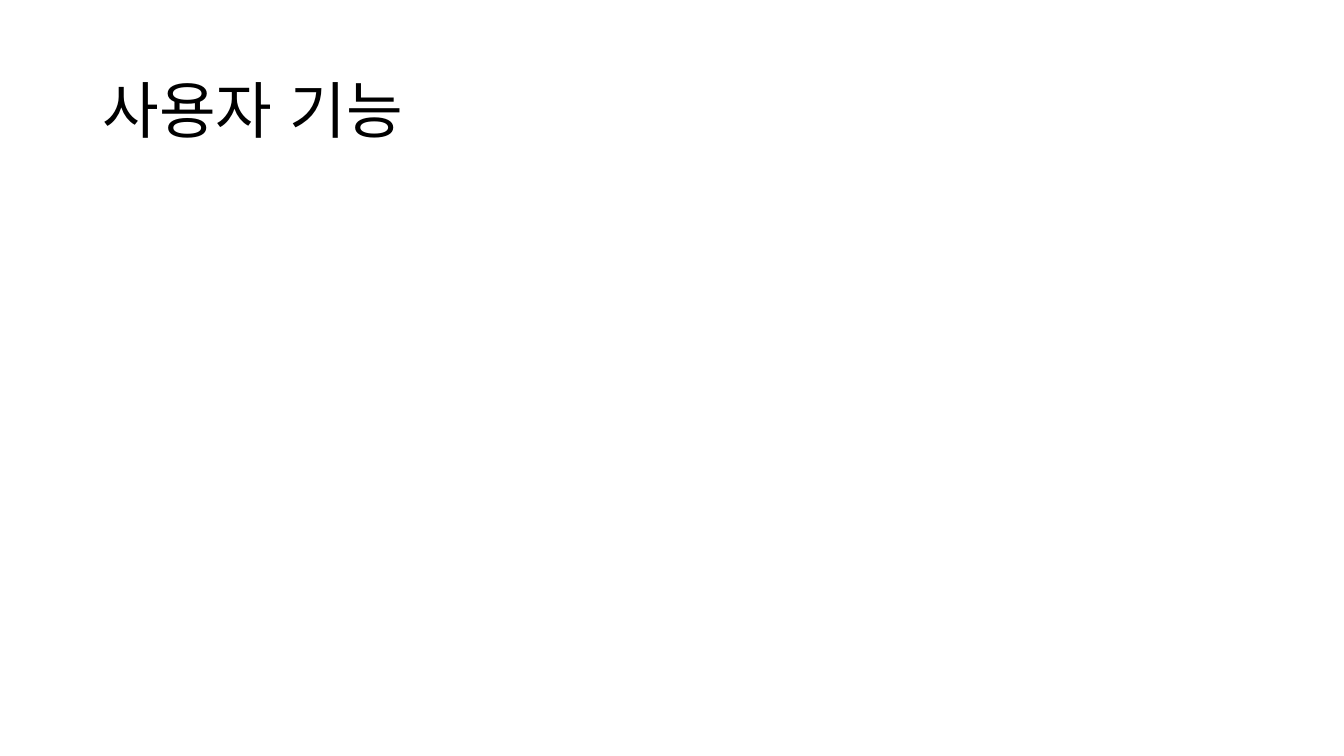
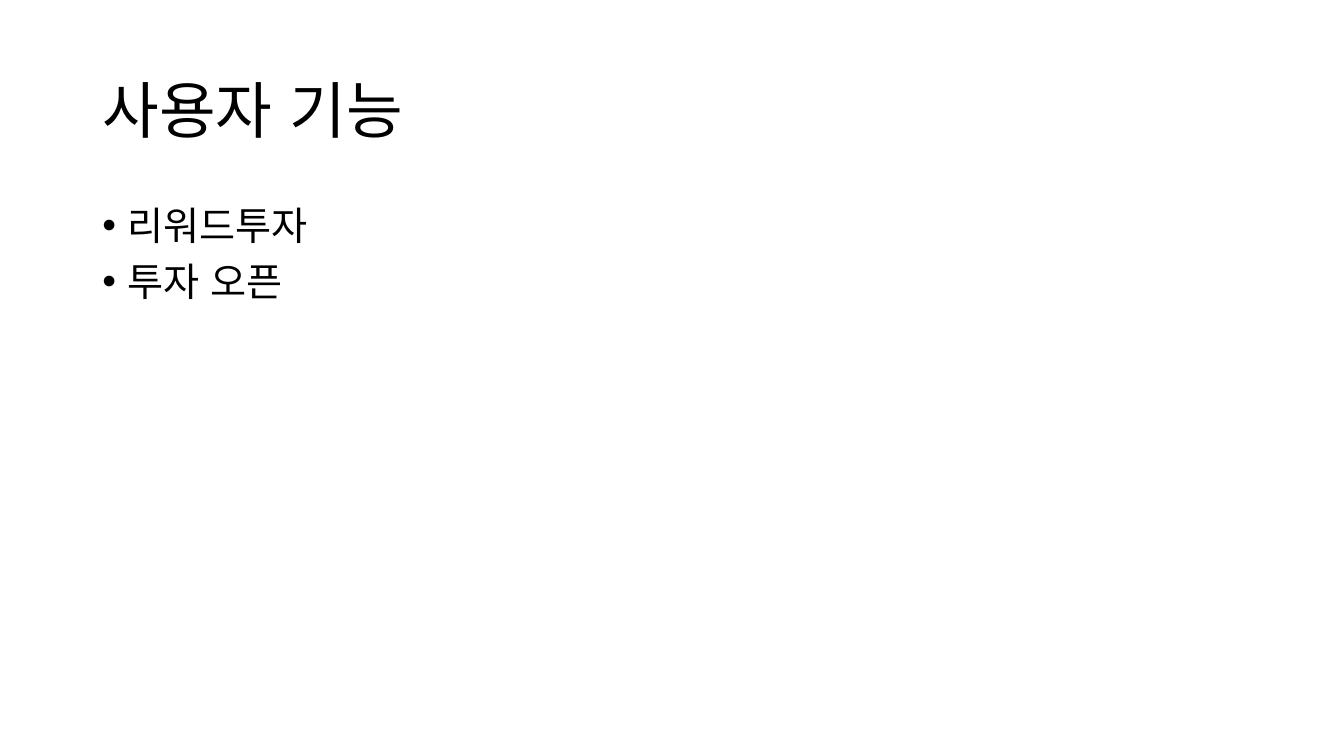
Before and after one commit to ezenteam2/EzenCrowdFunding, a slide deck: slide 2 of 기능 정리/project03 - 기능 정리 - 용승.pptx. Drawn at 1344x756 pixels with LibreOffice and Linux fonts; fonts in the diff are those of the drawing. Boxes give left, top, right and bottom in pixels: in the first picture for what was removed or moved away, otherwise in the second. Text is boxed around its words. In the diff, an @@ line names an element or a change of style, - is before the commit and + after.

```diff
--- a/기능 정리/project03 - 기능 정리 - 용승.pptx
+++ b/기능 정리/project03 - 기능 정리 - 용승.pptx
@@ text added at bbox=[128, 207, 308, 299], 28 pt, text #000000 @@
+• 리워드투자
+• 투자 오픈
```
